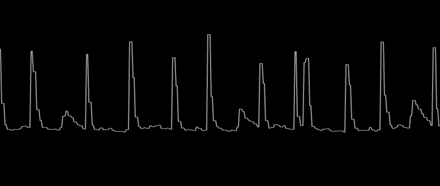
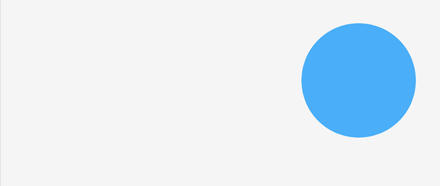
Layered file, before and after one edit (w=440, h=186). Changes by layer:
added layer "Layer 17" above "Layer 16" over left=0, top=0, right=440, bottom=186
added layer "Layer 16" above "Layer 15" over left=0, top=0, right=440, bottom=186
added layer "Layer 15" above "Layer 14" over left=0, top=0, right=440, bottom=186
added layer "Layer 14" above "Layer 13" over left=0, top=0, right=440, bottom=186
added layer "Layer 13" above "Layer 12" over left=0, top=0, right=440, bottom=186
added layer "Layer 12" above "Layer 11" over left=0, top=0, right=440, bottom=186
added layer "Layer 11" above "Layer 10" over left=0, top=0, right=440, bottom=186
added layer "Layer 10" above "Layer 9" over left=0, top=0, right=440, bottom=186
added layer "Layer 9" above "Layer 8" over left=0, top=0, right=440, bottom=186
added layer "Layer 8" above "Layer 7" over left=0, top=0, right=440, bottom=186
added layer "Layer 7" above "Layer 6" over left=0, top=0, right=440, bottom=186
added layer "Layer 6" above "Layer 5" over left=0, top=0, right=440, bottom=186
added layer "Layer 5" above "Layer 4" over left=0, top=0, right=440, bottom=186
added layer "Layer 4" above "Layer 3" over left=0, top=0, right=440, bottom=186
